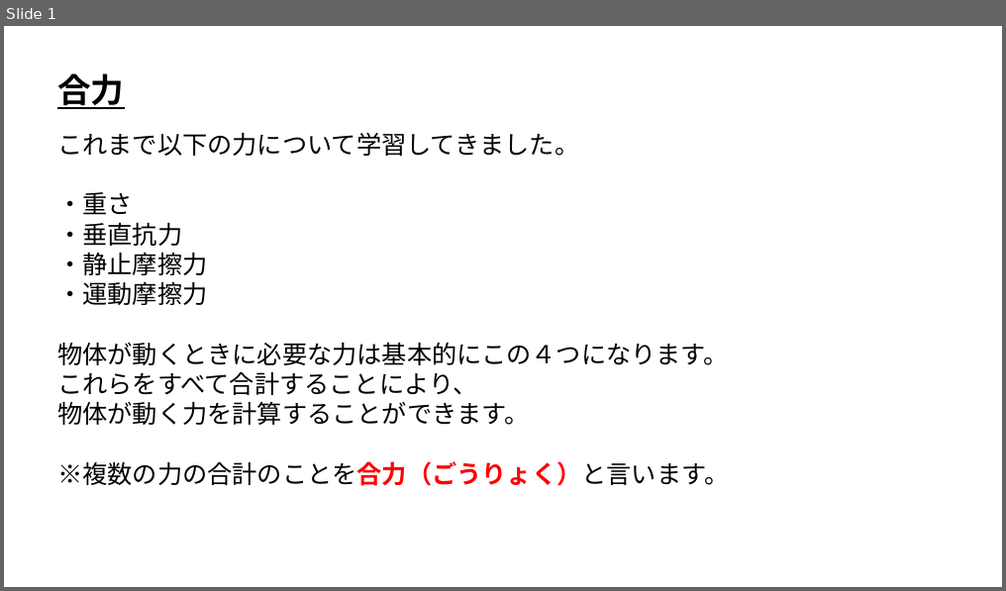
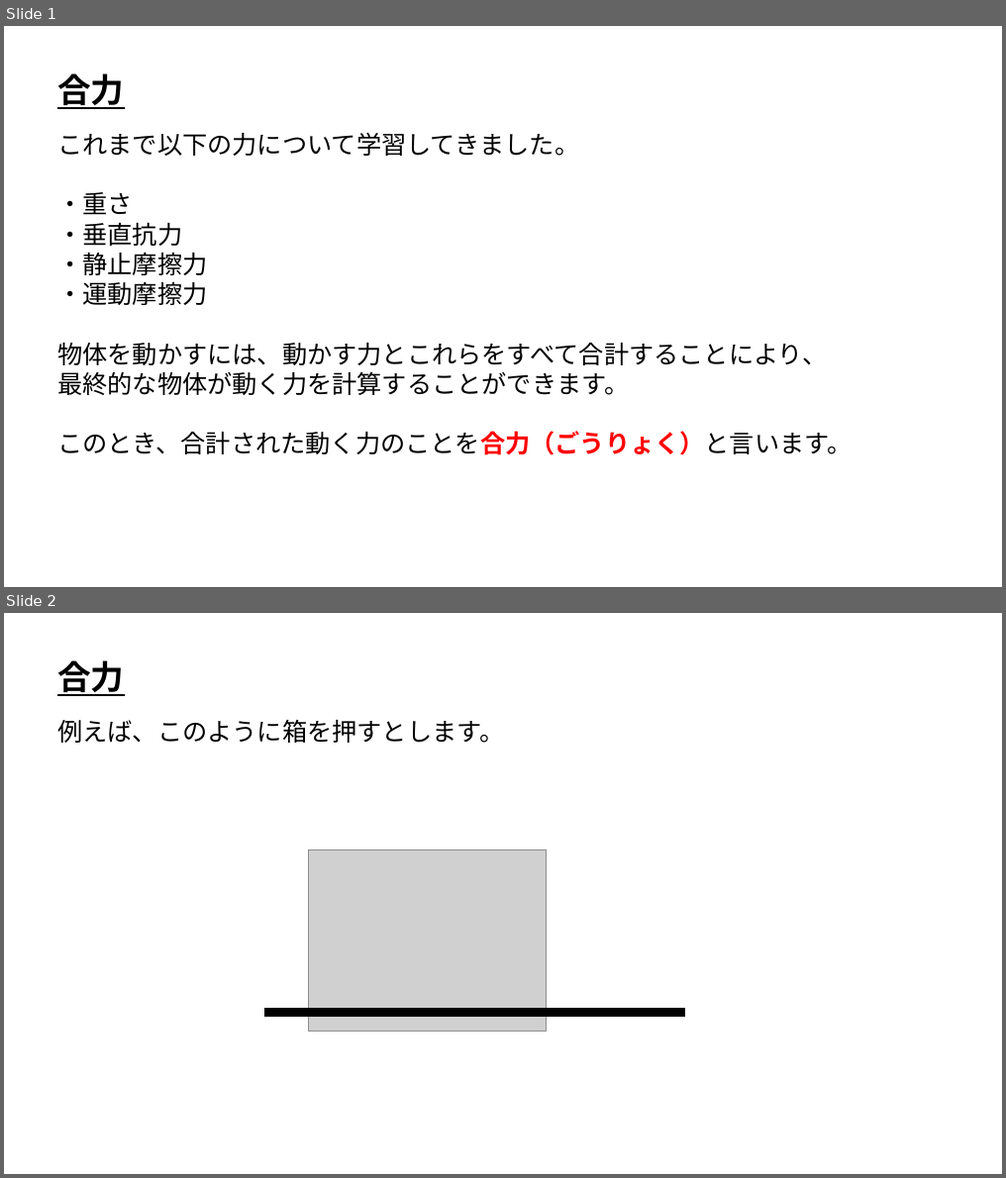
Before and after one commit to ArakiYusuke-Ohara/Textbook, a slide deck: ゲーム科2年/00_前期/ゲーム開発Ⅰ/ゲーム物理学/座学/18_合力.pptx. Shown one above the other, each under a label of ours: slide 1 before the commit, slides 1 and 2 after it. The pictures are 1006x591 and 1006x1178 pixels, drawn with LibreOffice and Linux fonts; fonts in the diff are those of the drawing; grey boxes stand for pictures. Boxes give left, top, right and bottom in pixels: in the first picture for what was removed or moved away, otherwise in the second. Text is boxed around its words. In the diff, an @@ line names an element or a change of style, - is before the commit and + after.

Commit message:
スライド微修正と合力作成

```diff
--- a/ゲーム科2年/00_前期/ゲーム開発Ⅰ/ゲーム物理学/座学/18_合力.pptx
+++ b/ゲーム科2年/00_前期/ゲーム開発Ⅰ/ゲーム物理学/座学/18_合力.pptx
@@ slide 2 added at [4,613,1002,1174], background #FFFFFF @@
@@ text added at [57,661,124,696], 32 pt, text #000000, bold, underline @@
+合力
@@ text added at [57,719,504,743], 24 pt, text #000000 @@
+例えば、このように箱を押すとします。
@@ picture added at [309,850,546,1031] @@
@@ rectangle added at [265,1008,684,1017], fill #000000, outline #000000 1 pt @@
@@ slide 1 changed as well @@
@@ text at [57,343,851,456]: text changed @@
-物体が動くときに必要な力は基本的にこの４つになります。
-これらをすべて合計することにより、
-物体が動く力を計算することができます。
-※複数の力の合計のことを合力（ごうりょく）と言います。
+物体を動かすには、動かす力とこれらをすべて合計することにより、
+最終的な物体が動く力を計算することができます。
+このとき、合計された動く力のことを合力（ごうりょく）と言います。
```
Also in this commit, not shown: 1 other slide changed, 9 other slides added, 4 other files.
